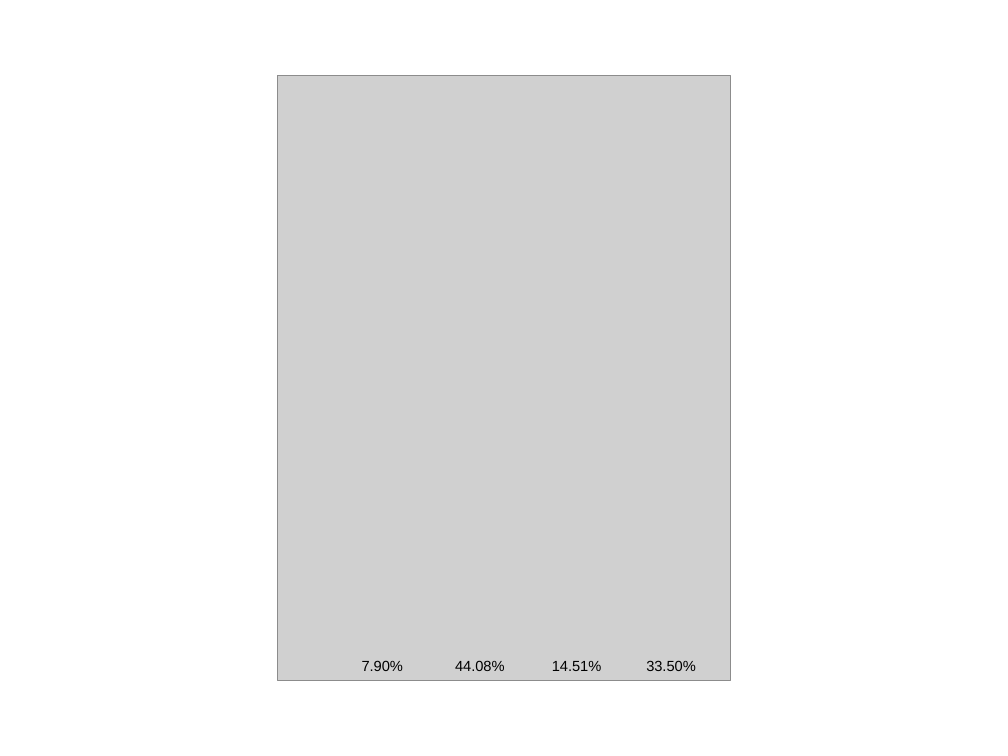
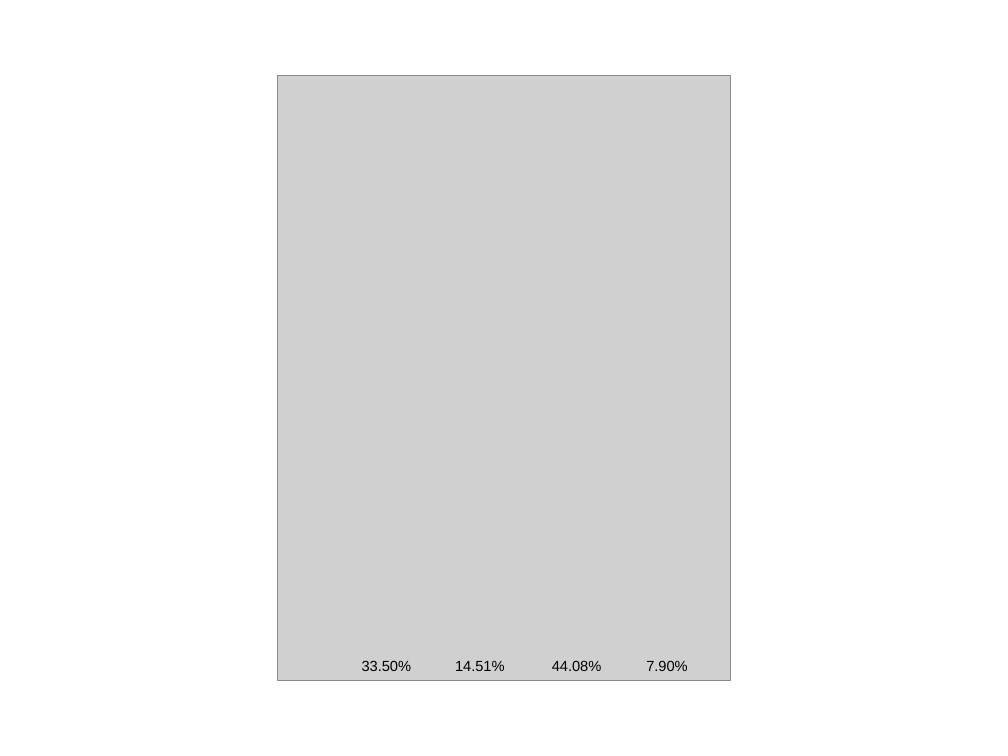
Before and after one commit to cont-limno/FreshwaterConservation, a slide deck: slide 2 of Figures/piecing_figures.pptx. Drawn at 1008x756 pixels with LibreOffice and Linux fonts; fonts in the diff are those of the drawing; grey boxes stand for pictures. Boxes give left, top, right and bottom in pixels: in the first picture for what was removed or moved away, otherwise in the second. Text is boxed around its words. In the diff, an @@ line names an element or a change of style, - is before the commit and + after.

```diff
--- a/Figures/piecing_figures.pptx
+++ b/Figures/piecing_figures.pptx
@@ text "33.50%": place and size @@
-text "33.50%" at [646, 660, 696, 671]
+text "33.50%" at [362, 660, 412, 671]
@@ text "14.51%": place and size @@
-text "14.51%" at [552, 661, 602, 671]
+text "14.51%" at [455, 661, 505, 671]
@@ text "44.08%": place and size @@
-text "44.08%" at [455, 660, 505, 671]
+text "44.08%" at [552, 660, 602, 671]
@@ text "7.90%": place and size @@
-text "7.90%" at [362, 660, 403, 671]
+text "7.90%" at [646, 660, 687, 671]
```
Also in this commit, not shown: 3 other files.
